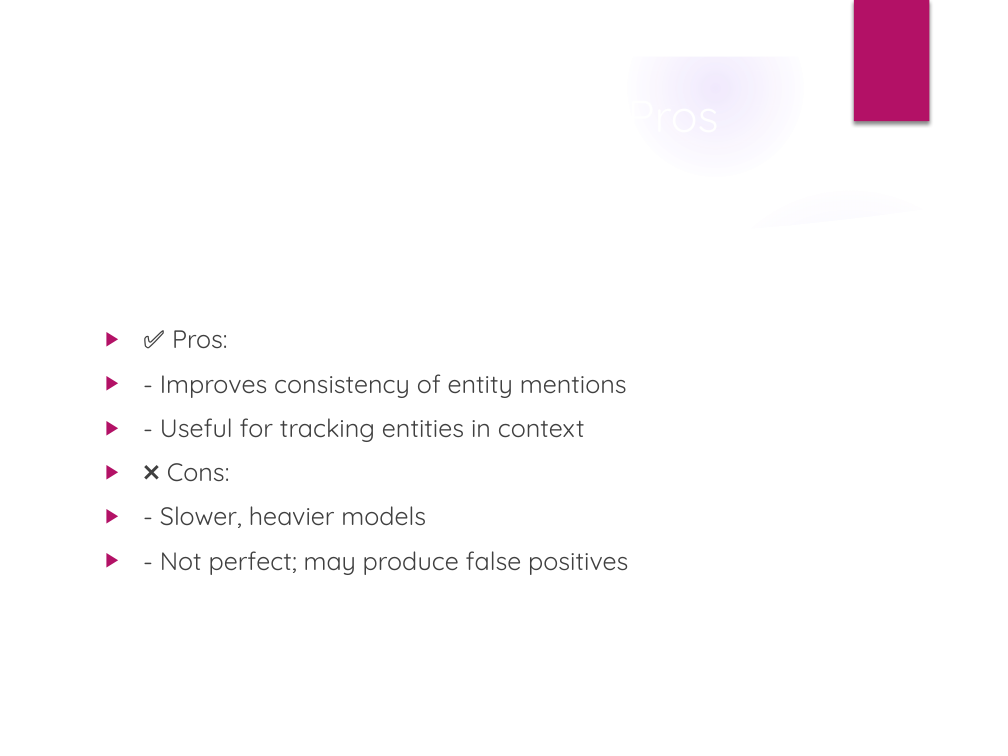
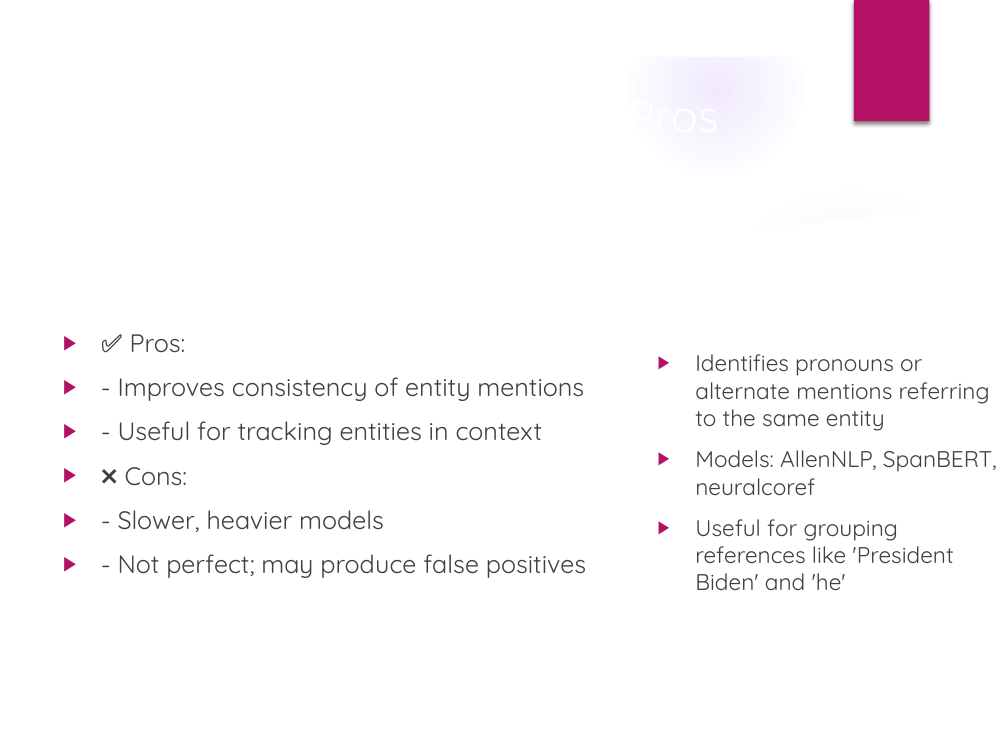
Before and after one commit to ChooseAddress2024/DBS, a slide deck: slide 4 of DBS_Assessment_Final.pptx. Drawn at 1008x756 pixels with LibreOffice and Linux fonts; fonts in the diff are those of the drawing; background and template pictures are left out. Boxes give left, top, right and bottom in pixels: in the first picture for what was removed or moved away, otherwise in the second. Text is boxed around its words. In the diff, an @@ line names an element or a change of style, - is before the commit and + after.

```diff
--- a/DBS_Assessment_Final.pptx
+++ b/DBS_Assessment_Final.pptx
@@ text "✅ Pros:" moved from (x1=160, y1=374, x2=628, y2=575) to (x1=118, y1=377, x2=586, y2=578) @@
@@ text added at (x1=695, y1=354, x2=997, y2=590), 16.2 pt, text #404040 @@
+▶ Identifies pronouns or alternate mentions referring to the same entity
+▶ Models: AllenNLP, SpanBERT, neuralcoref
+▶ Useful for grouping references like 'President Biden' and 'he'
```
Also in this commit, not shown: 6 other slides changed, 6 other files.
